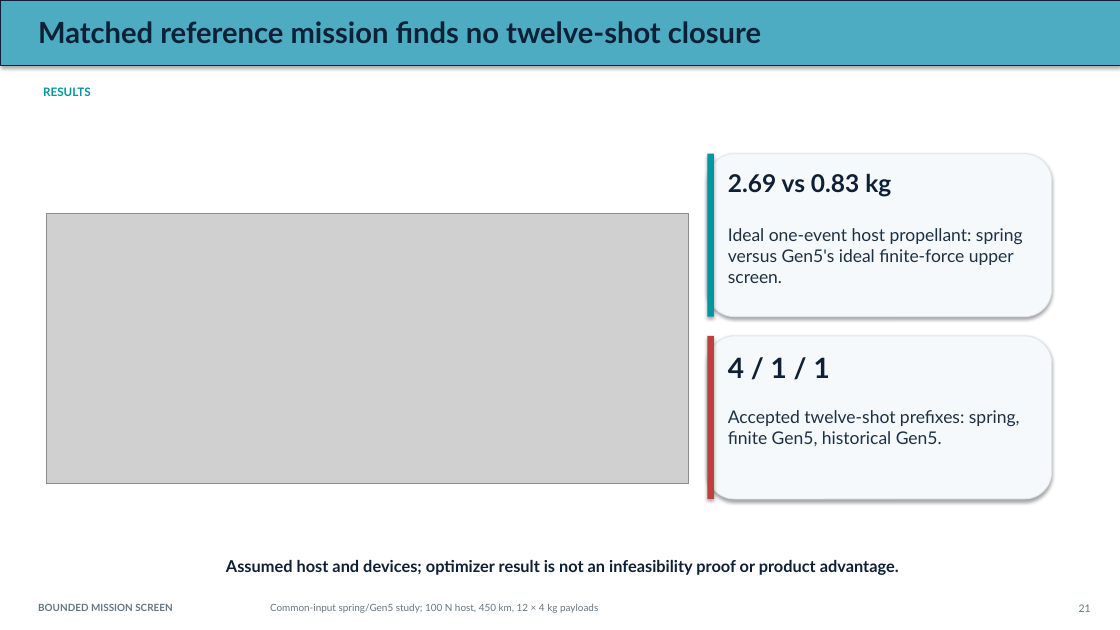
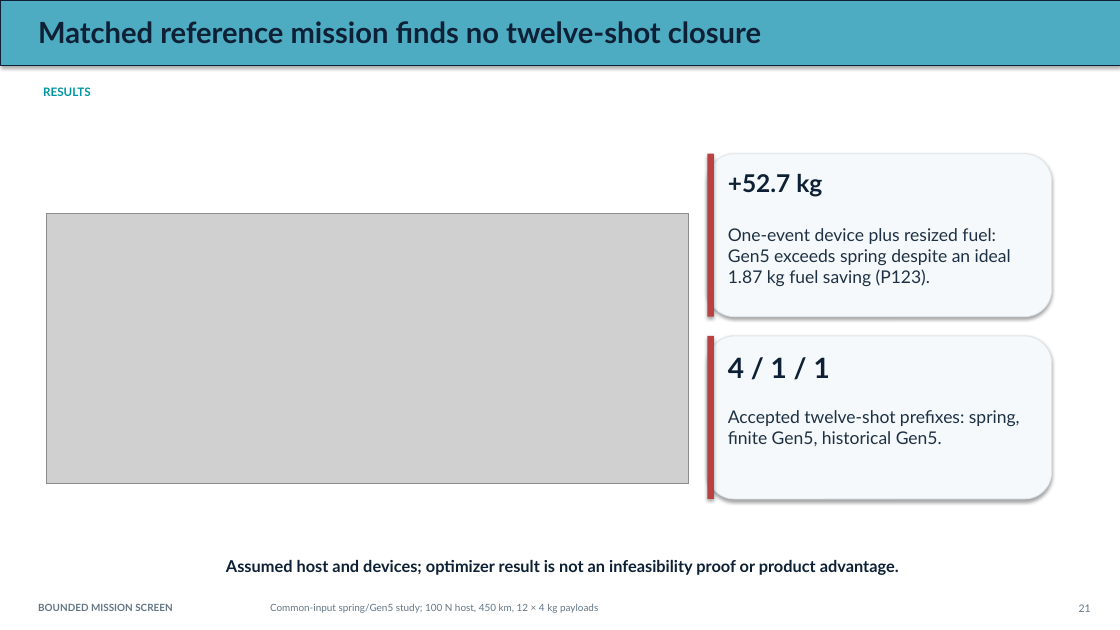
Before and after one commit to aaaaaaaaaaaavm/VOLLEY-thesis, a slide deck: slide 21 of university/final_review_2026_10_10/VOLLEY_Final_Review_2026-10-10.pptx. Drawn at 1120x630 pixels with LibreOffice and Linux fonts; fonts in the diff are those of the drawing; grey boxes stand for pictures. Boxes give left, top, right and bottom in pixels: in the first picture for what was removed or moved away, otherwise in the second. Text is boxed around its words. In the diff, an @@ line names an element or a change of style, - is before the commit and + after.

```diff
--- a/university/final_review_2026_10_10/VOLLEY_Final_Review_2026-10-10.pptx
+++ b/university/final_review_2026_10_10/VOLLEY_Final_Review_2026-10-10.pptx
@@ rectangle at <box>707,154,714,317</box>: fill #0096A0 to #B94141 @@
@@ text at <box>728,173,822,197</box>: text changed @@
-2.69 vs 0.83 kg
++52.7 kg
@@ text at <box>728,228,1011,286</box>: text changed @@
-Ideal one-event host propellant: spring versus Gen5's ideal finite-force upper screen.
+One-event device plus resized fuel: Gen5 exceeds spring despite an ideal 1.87 kg fuel saving (P123).
```
Also in this commit, not shown: 1 slide added, 1 slide removed, 28 other files.
